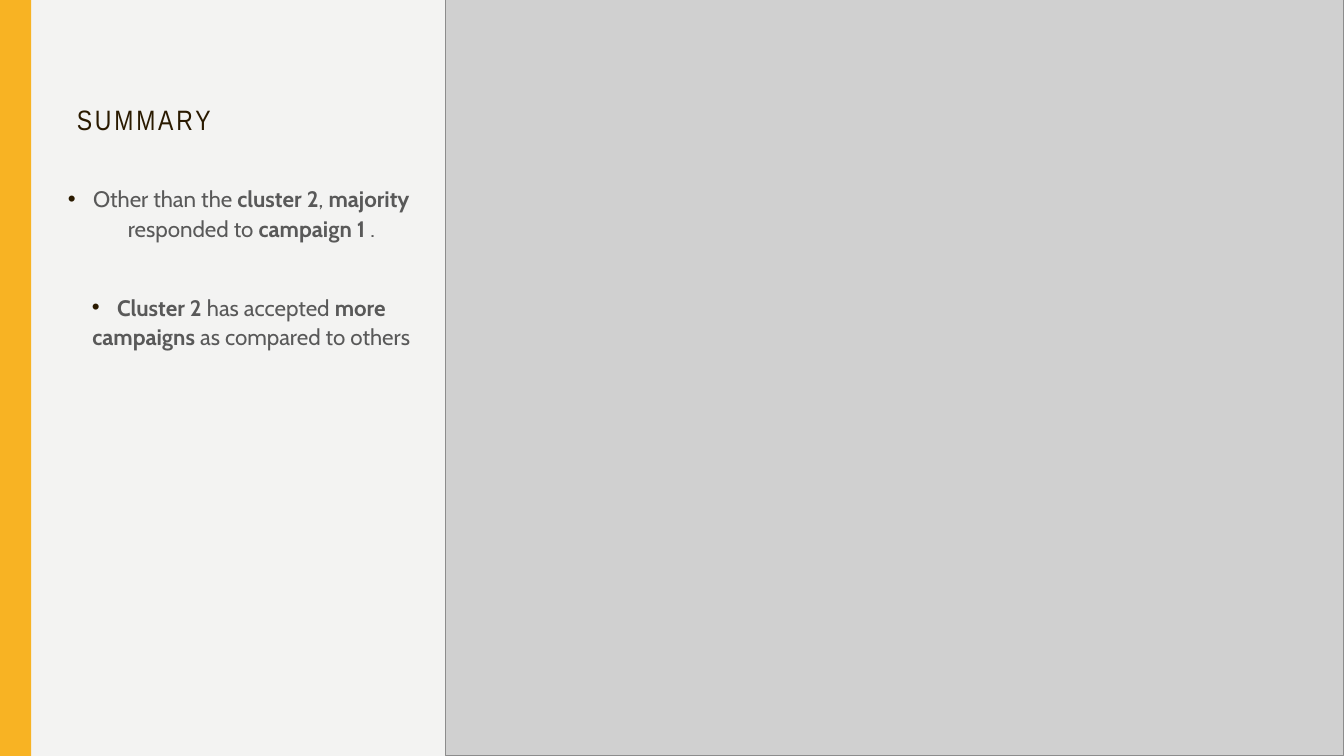
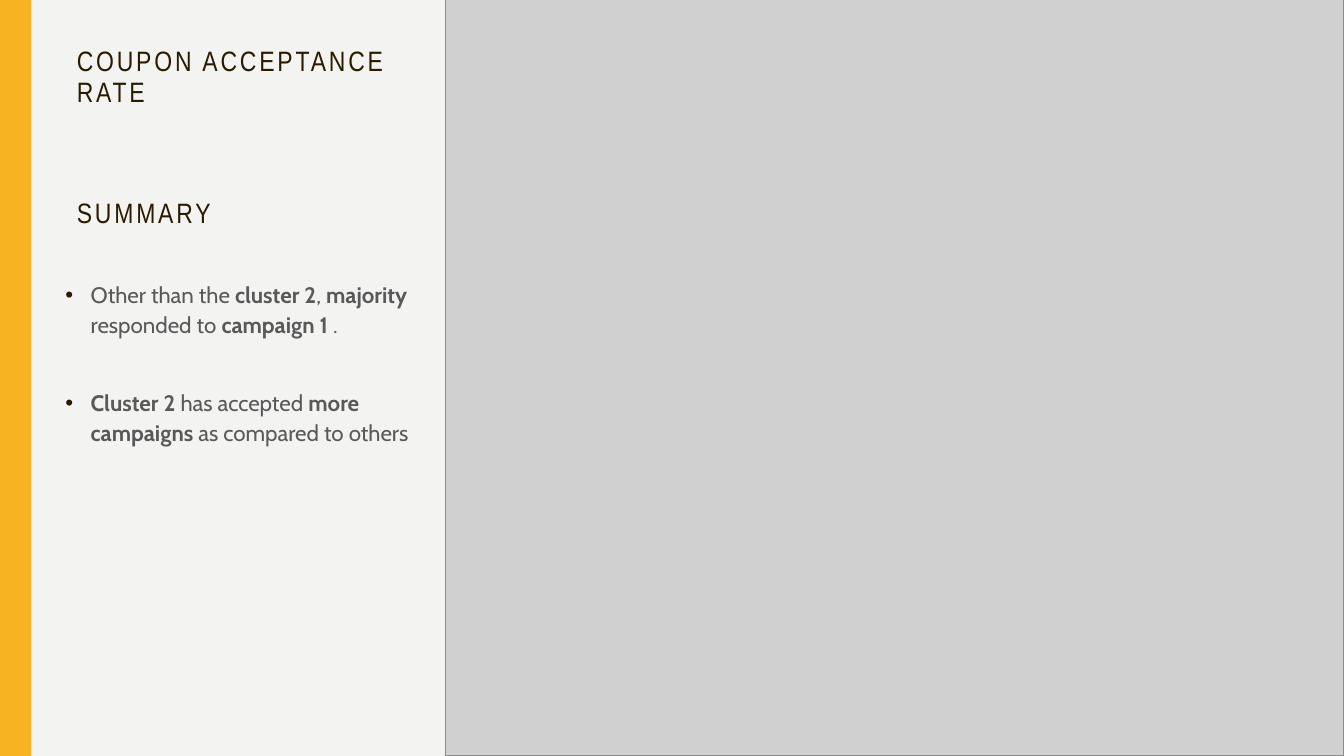
Before and after one commit to RojeshDhakal/IOD, a slide deck: slide 24 of Mini_Project_3/Mini Project 3.pptx. Drawn at 1344x756 pixels with LibreOffice and Linux fonts; fonts in the diff are those of the drawing; grey boxes stand for pictures. Boxes give left, top, right and bottom in pixels: in the first picture for what was removed or moved away, otherwise in the second. Text is boxed around its words. In the diff, an @@ line names an element or a change of style, - is before the commit and + after.

```diff
--- a/Mini_Project_3/Mini Project 3.pptx
+++ b/Mini_Project_3/Mini Project 3.pptx
@@ text added at bbox=[67, 14, 409, 113], 20 pt, text #2A1A00 @@
+COUPON ACCEPTANCE RATE
@@ title "SUMMARY": place and size @@
-title "SUMMARY" at bbox=[67, 42, 409, 141]
+title "SUMMARY" at bbox=[67, 135, 409, 234]
@@ text "Other than the cluster 2, ...": place and size @@
-text "Other than the cluster 2, ..." at bbox=[92, 190, 410, 351]
+text "Other than the cluster 2, ..." at bbox=[91, 286, 409, 447]
@@ text "Other than the cluster 2, ..." at bbox=[91, 286, 409, 447]: alignment centre to left @@
```
Also in this commit, not shown: 9 other slides changed, 1 slide added, 1 slide removed, 28 other files.
